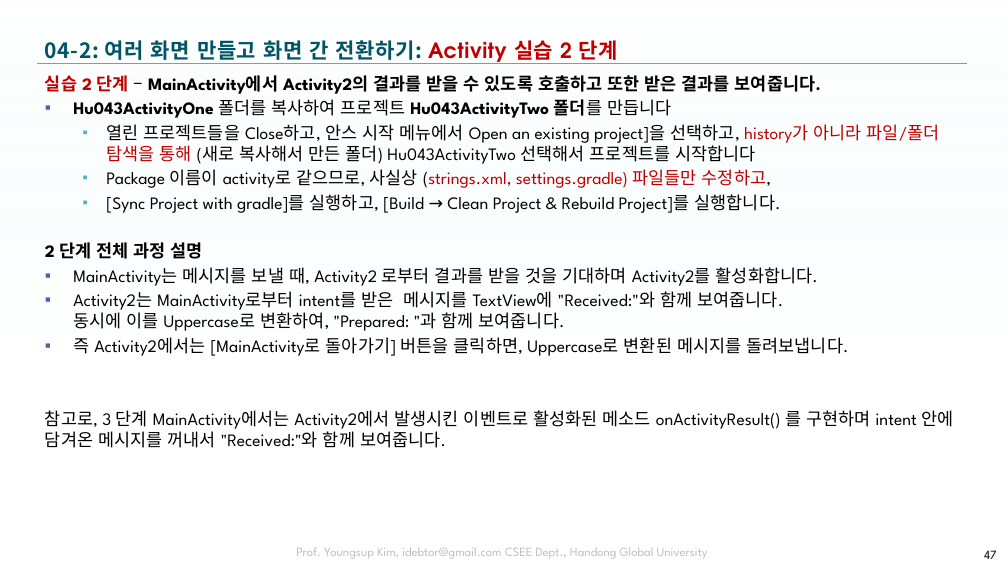
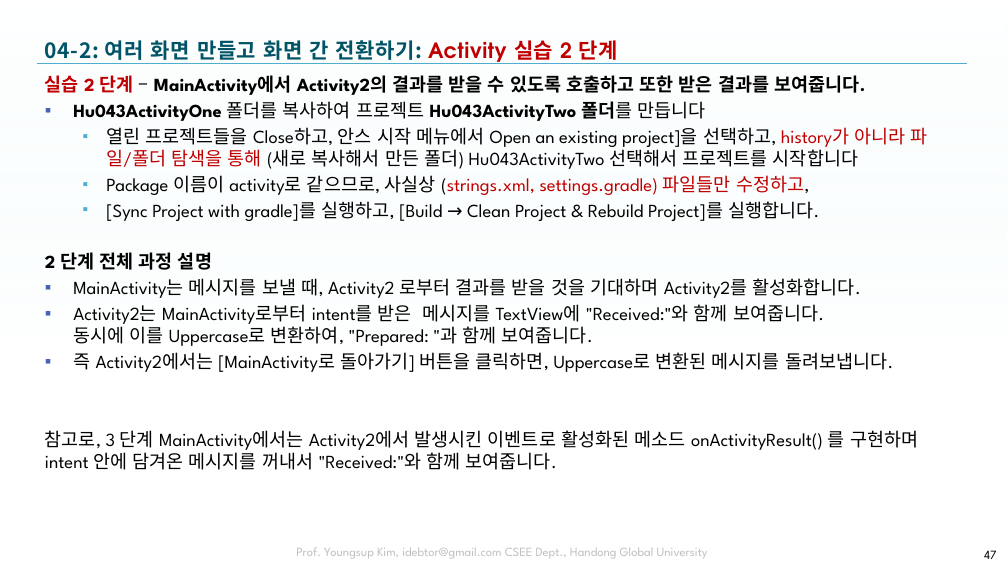
Before and after one commit to tae7841/HuStarAS, a slide deck: slide 47 of ppts/04Activity.pptx. Drawn at 1008x567 pixels with LibreOffice and Linux fonts; fonts in the diff are those of the drawing; background and template pictures are left out. Boxes give left, top, right and bottom in pixels: in the first picture for what was removed or moved away, otherwise in the second. Text is boxed around its words. In the diff, an @@ line names an element or a change of style, - is before the commit and + after.

```diff
--- a/ppts/04Activity.pptx
+++ b/ppts/04Activity.pptx
@@ text "실습 2 단계 – MainActivity에서 ..." at box(45, 75, 927, 470): size 16.6 to 17.6 pt @@
```
Also in this commit, not shown: 1 other slide changed.
